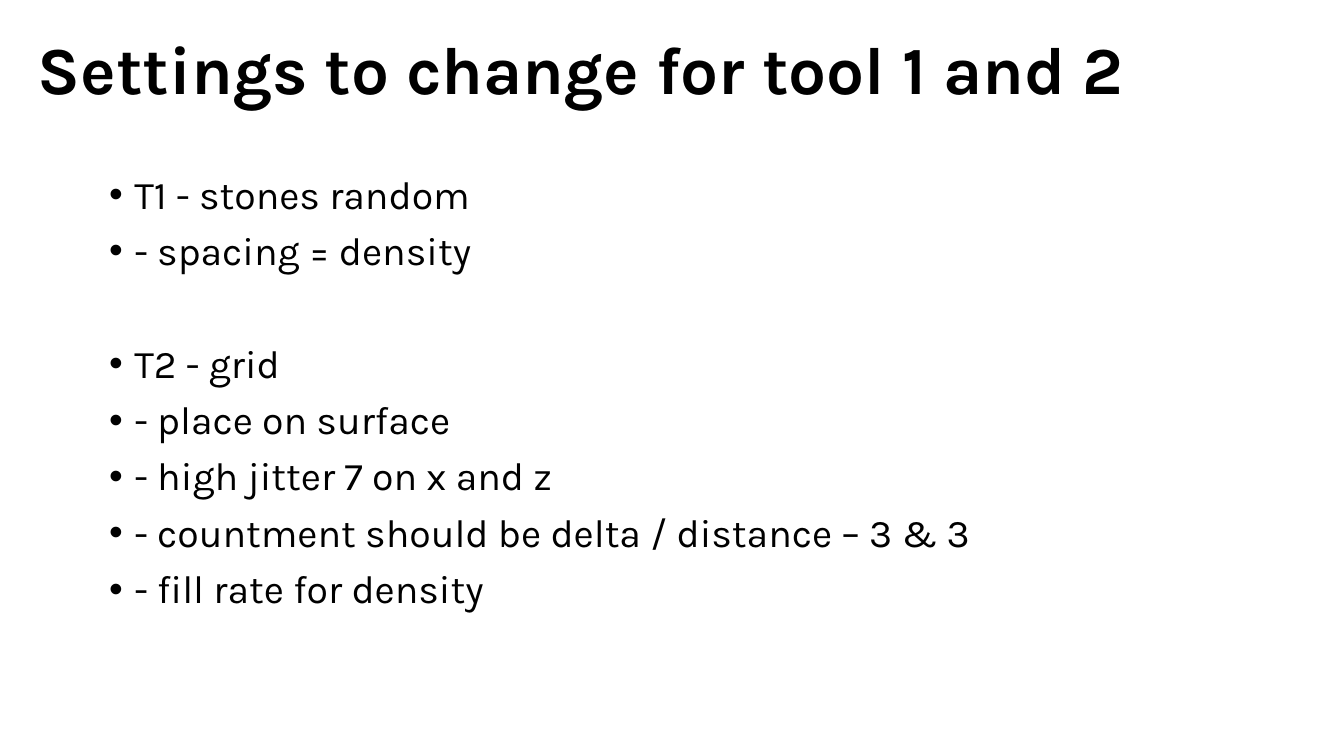
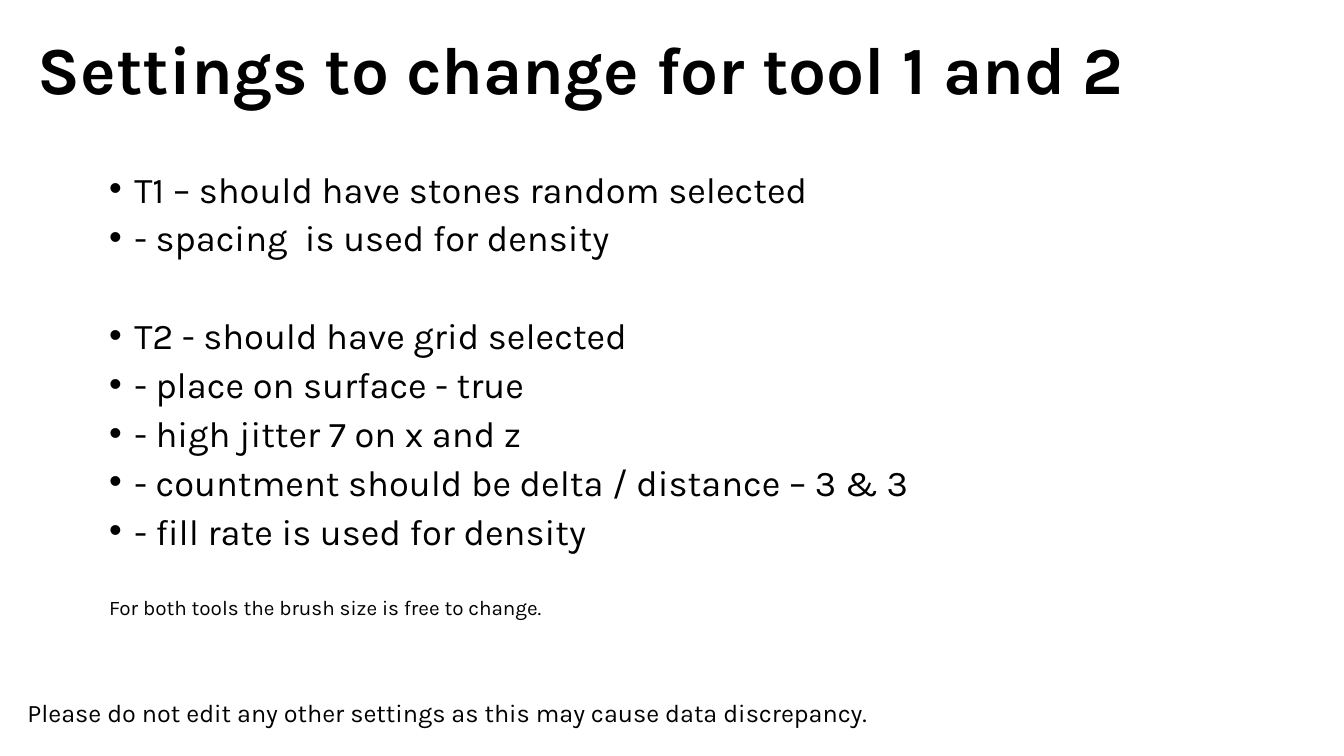
Before and after one commit to D761454/Tools-Development, a slide deck: slide 2 of PaletteInstructions.pptx. Drawn at 1344x756 pixels with LibreOffice and Linux fonts; fonts in the diff are those of the drawing. Boxes give left, top, right and bottom in pixels: in the first picture for what was removed or moved away, otherwise in the second. Text is boxed around its words. In the diff, an @@ line names an element or a change of style, - is before the commit and + after.

```diff
--- a/PaletteInstructions.pptx
+++ b/PaletteInstructions.pptx
@@ text at bbox=[134, 178, 807, 407]: text changed; size 28 to 25.9 pt @@
-• T1 - stones random
-• - spacing = density
-• T2 - grid
-• - place on surface
+• T1 – should have stones random selected
+• - spacing is used for density
+• T2 - should have grid selected
+• - place on surface - true
@@ text at bbox=[156, 422, 908, 497]: size 28 to 25.9 pt in "- high jitter 7 on x and ...", "- countment should be delta / distance ..."; line spacing 0.9 to 0.8 @@
@@ text at bbox=[109, 520, 586, 620]: text changed; size 28 to 14.8 pt @@
-• - fill rate for density
+• - fill rate is used for density
+For both tools the brush size is free to change.
@@ text added at bbox=[27, 704, 867, 728], 18 pt, text #000000 @@
+Please do not edit any other settings as this may cause data discrepancy.
```
